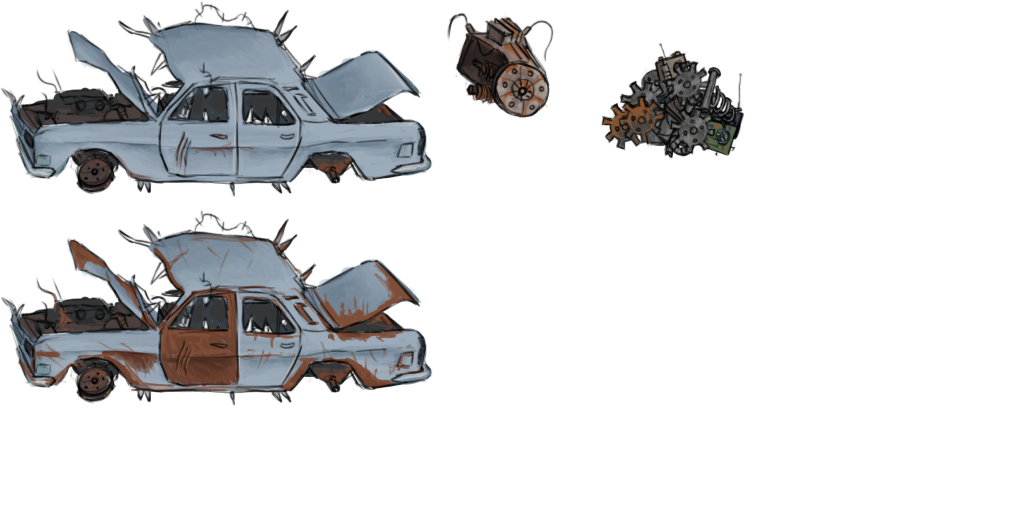
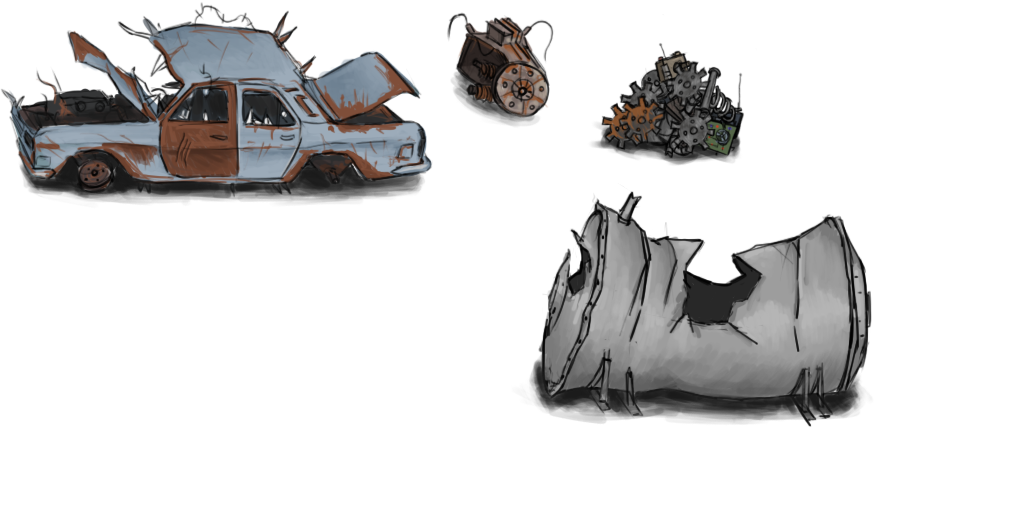
Two versions of the same layered image (w=1024, h=512). Layer-by-layer changes:
added layer "Слой 8" above "Слой 7" over <box>512,183,873,427</box>
removed layer "Слой 4 копия" over <box>0,1,433,197</box>
painted on "Слой 4" over <box>0,1,433,406</box>
painted on "Слой 5" over <box>450,66,541,128</box>
added layer "Слой 9" above "Фон" over <box>588,121,741,166</box>
